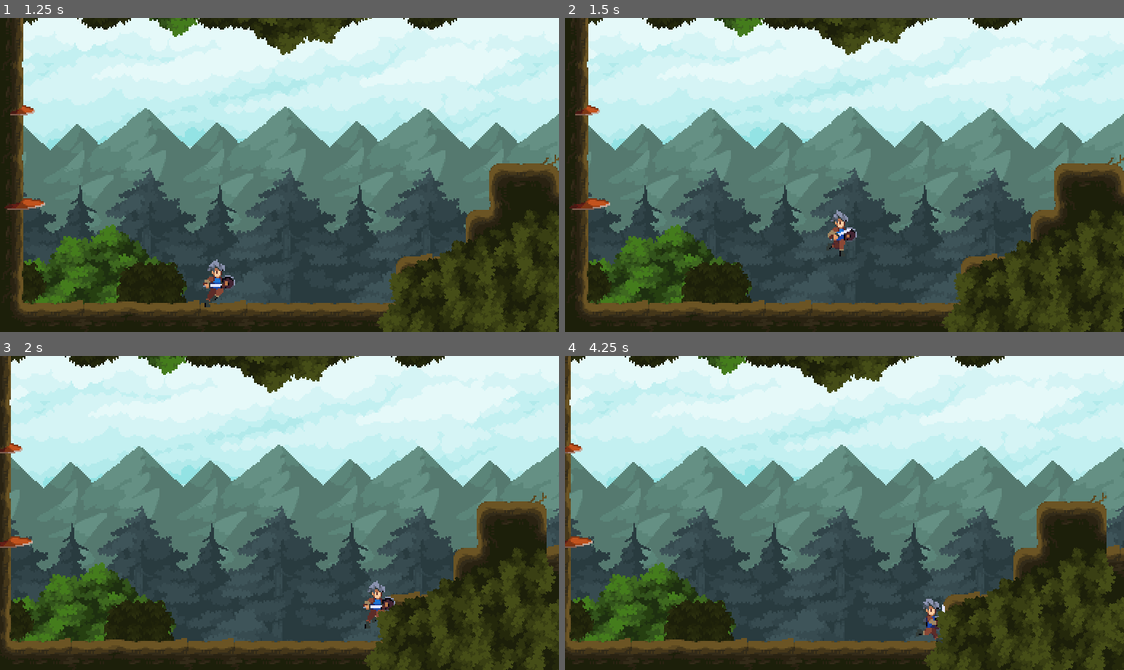
Above: before the commit, frames 1-4 (two rows, left to right).
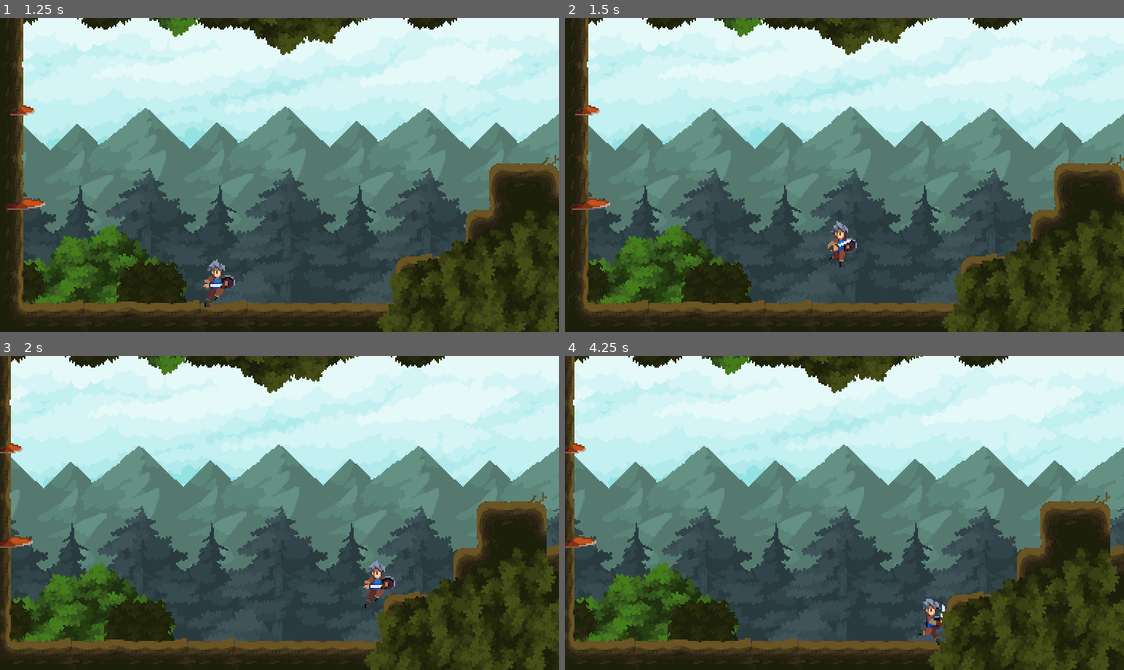
Above: after the commit, the same moments.

Repository: ukagaka/rpg-adventure
Game: Godot game, scene res://world.tscn
Two runs of this game, one before a commit and one after it. Both use one fixed random seed, a clock stepped at 60 frames per second and the inputs below.
Inputs:
- Up to frame 1 (1.25 s): hold Right (move_right) from 0.53 s (still down); hold Space (jump) from 0.53 s (still down)
- Up to frame 2 (1.5 s): keep holding Right (move_right); release Space (jump) at 1.28 s; tap Space (jump) at 1.35 s
- Up to frame 3 (2 s): keep holding Right (move_right); tap Space (jump) at 1.52, 1.82 s
- Up to frame 4 (4.25 s): release Right (move_right) at 2.03 s; hold Left (move_left) 2.03-2.78 s; hold Space (jump) 2.03-2.78 s; hold Right (move_right) from 2.78 s (still down); tap Space (jump) at 2.85, 3.02, 3.32 s; hold Space (jump) from 3.53 s (still down)

Frame 1 is identical in both runs. In frame 2, 0.5% of the frame differs, in the area x 47-53%, y 61-80%; in frame 3, 0.6%; in frame 4, 6.7%, in the area x 0-100%, y 0-100%.

Commit message:
04:运动控制-长按跳跃和舜按跳跃功能
通过判断是否松开跳跃键来判断跳跃高度

Diff:
--- a/player.gd
+++ b/player.gd
@@ -15,6 +15,11 @@
 func _unhandled_input(event: InputEvent) -> void:
 	if event.is_action_pressed("jump"):
 		jump_request_timer.start()
+
+	#如果跳跃键按的快，这时候角色跳跃不够高的话，直接让跳跃高度只有一半
+	#这样就是按的跳跃键时间长就跳的高，按的快就只跳了一半
+	if event.is_action_released("jump") and velocity.y < JUMP_VELOCITY / 2:
+		velocity.y = JUMP_VELOCITY / 2
 
 
 func _physics_process(delta:float) -> void:
